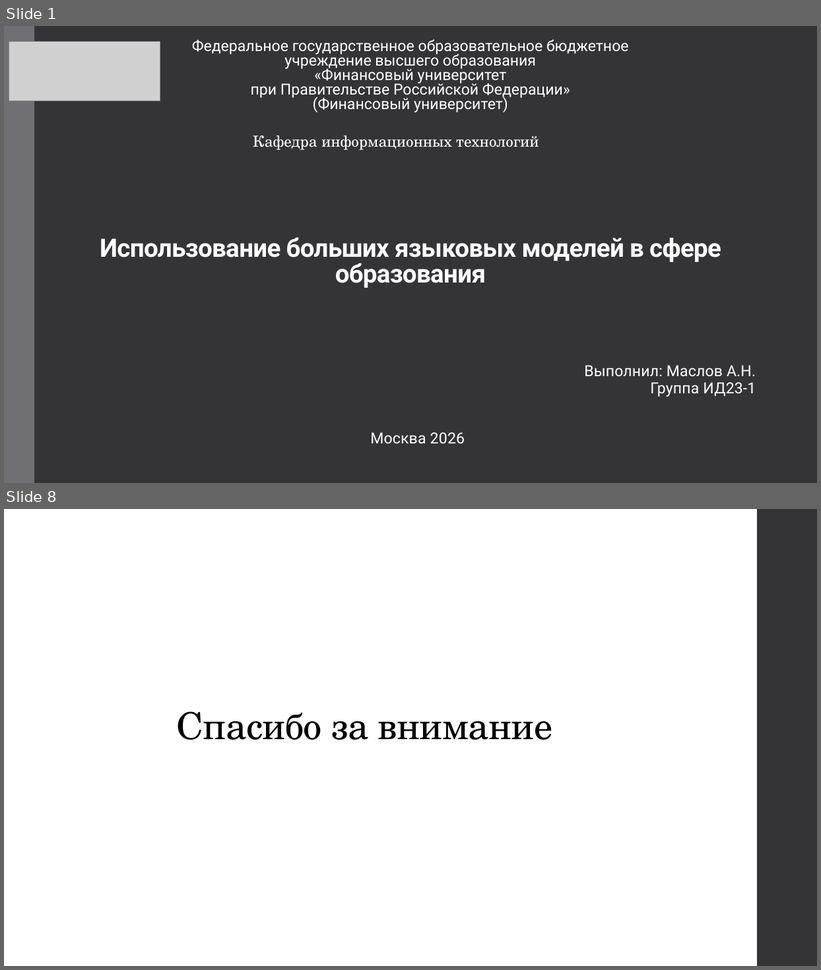
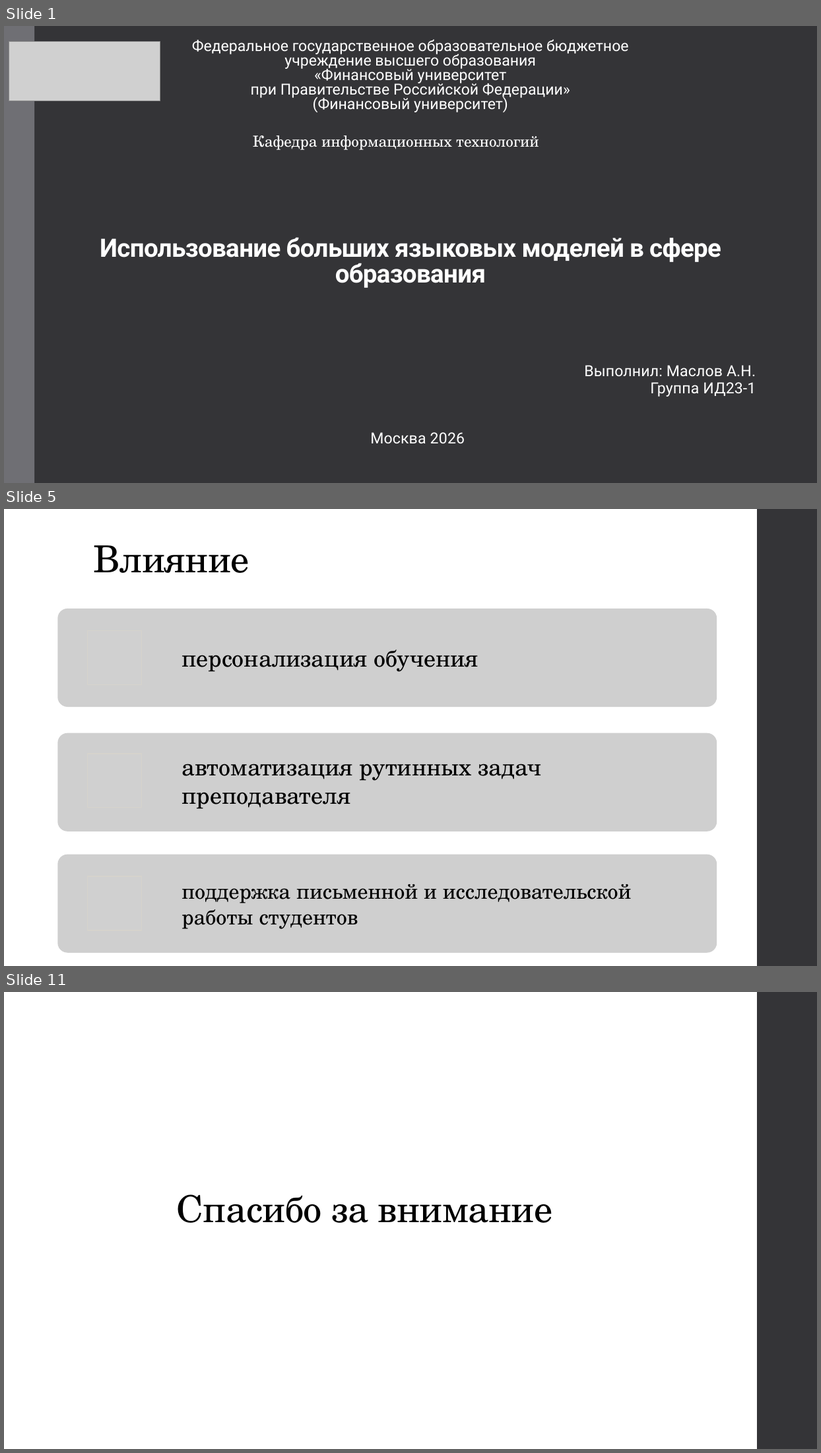
Before and after one commit to AknasMacefg/ITiABD, a slide deck: Курс 3/УНС/ИД23-1_Маслов_АН_УНС.pptx. Shown one above the other, each under a label of ours: slides 1 and 8 before the commit, slides 1, 5 and 11 after it; the slides between them are not shown. The pictures are 821x970 and 821x1453 pixels, drawn with LibreOffice and Linux fonts; fonts in the diff are those of the drawing; grey boxes stand for pictures. Boxes give left, top, right and bottom in pixels: in the first picture for what was removed or moved away, otherwise in the second. Text is boxed around its words. In the diff, an @@ line names an element or a change of style, - is before the commit and + after.

```diff
--- a/Курс 3/УНС/ИД23-1_Маслов_АН_УНС.pptx
+++ b/Курс 3/УНС/ИД23-1_Маслов_АН_УНС.pptx
@@ slide 5 added at box(4, 509, 817, 966), background #FFFFFF; not listed: 1 template element that a slide beside it also shows @@
@@ title added at box(94, 545, 250, 573), 44 pt, text #000000 @@
+Влияние
@@ group added at box(57, 609, 717, 953): 3 rounded rectangles, 3 pictures, 3 texts @@
+персонализация обучения
+автоматизация рутинных задач преподавателя
+поддержка письменной и исследовательской работы студентов
@@ what was slide 8 is now slide 11 @@
```
Also in this commit, not shown: 5 slides changed, 3 other slides added, 1 slide removed.
